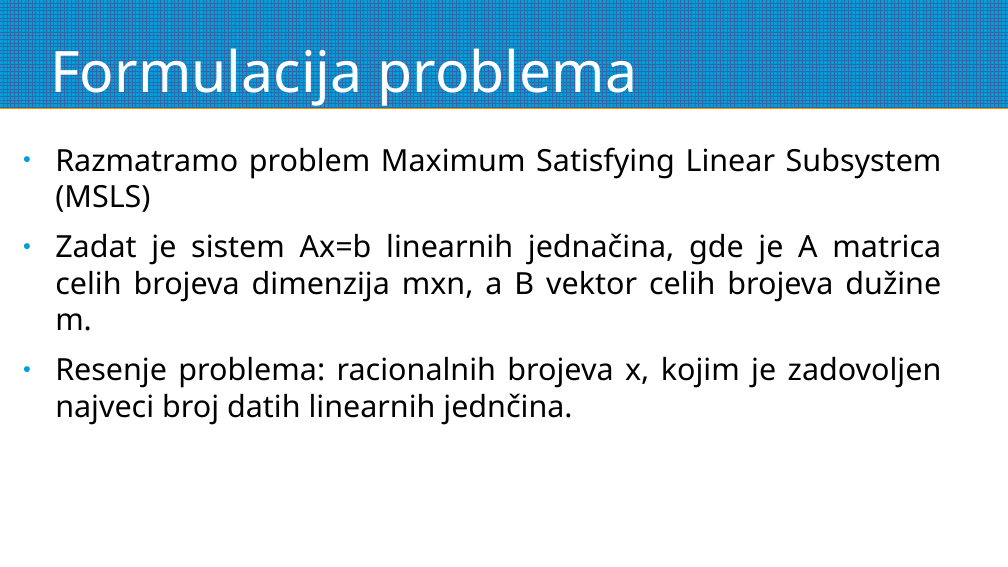
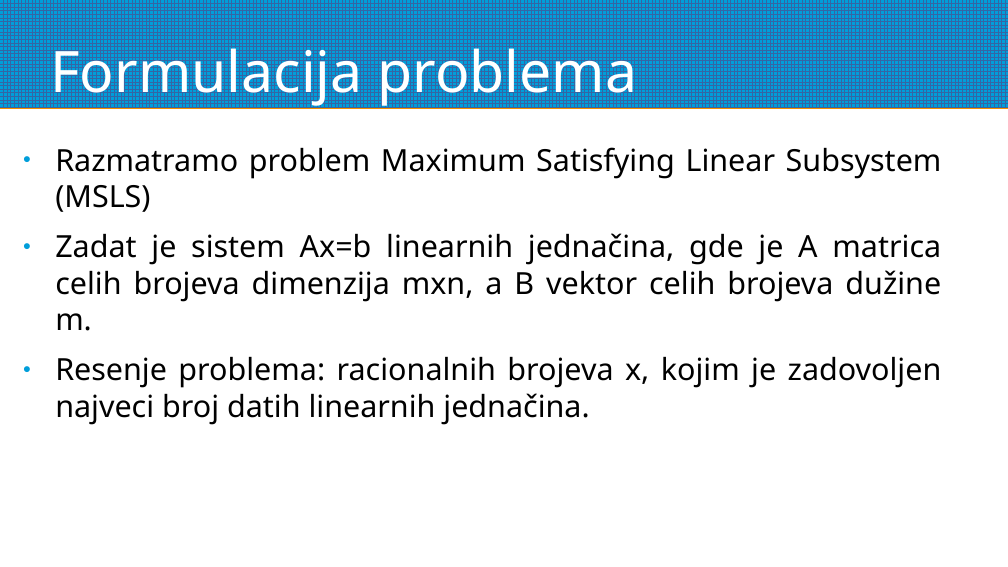
Before and after one commit to milican04/Maximum-Satisfying-Linear-Subsystem, a slide deck: slide 2 of pres.odp. Drawn at 1008x567 pixels with LibreOffice and Linux fonts; fonts in the diff are those of the drawing. Boxes give left, top, right and bottom in pixels: in the first picture for what was removed or moved away, otherwise in the second. Text is boxed around its words. In the diff, an @@ line names an element or a change of style, - is before the commit and + after.

```diff
--- a/pres.odp
+++ b/pres.odp
@@ text at (55,356,942,425): text changed @@
-● Resenje problema: racionalnih brojeva x, kojim je zadovoljen najveci broj datih linearnih jednčina.
+● Resenje problema: racionalnih brojeva x, kojim je zadovoljen najveci broj datih linearnih jednačina.
```
Also in this commit, not shown: 2 other files.
